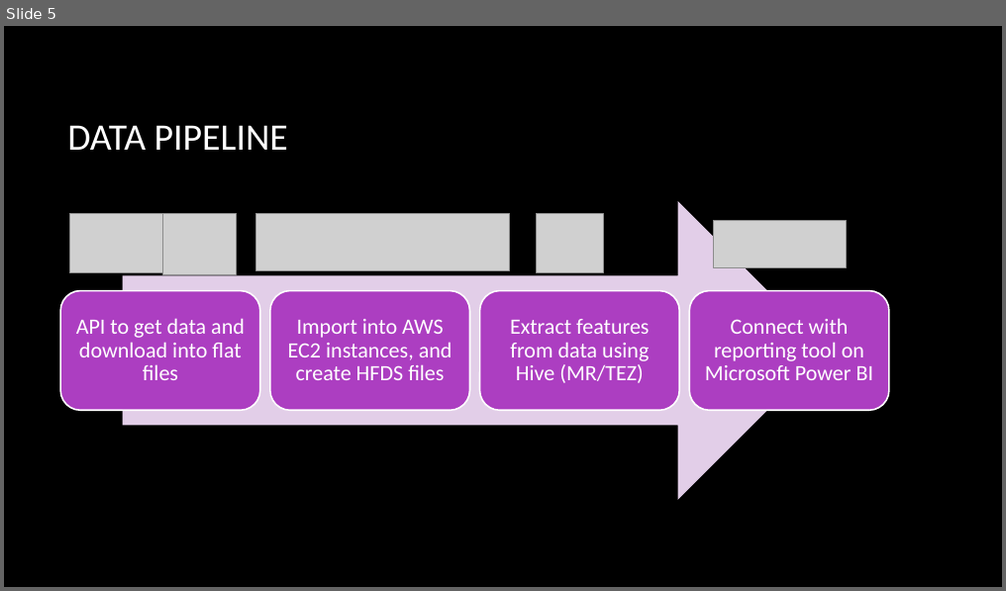
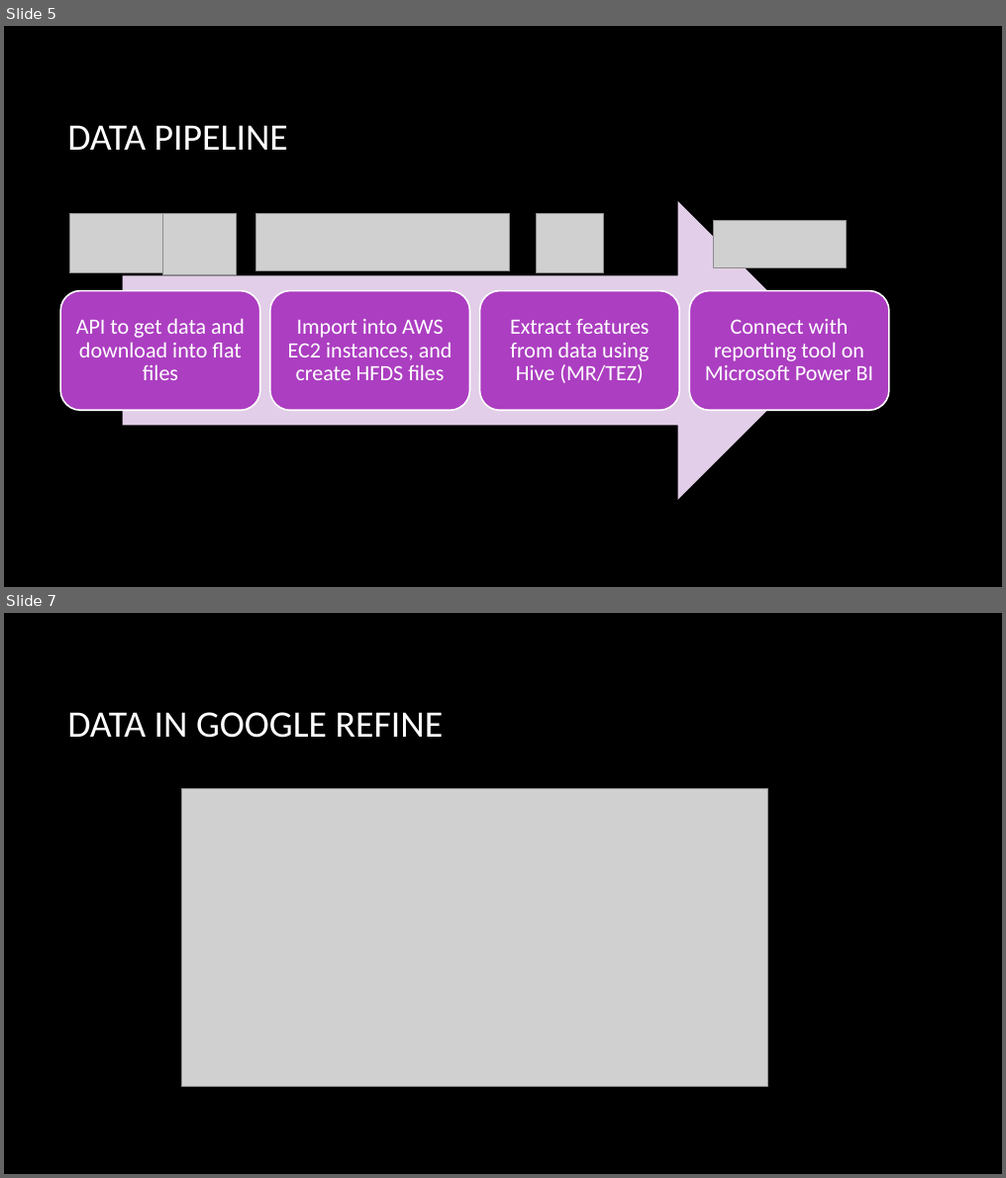
Before and after one commit to yanglinfang/w205_final_project, a slide deck: w205Presentation_UmberLin.pptx. Shown one above the other, each under a label of ours: slide 5 before the commit, slides 5 and 7 after it; the slides between them are not shown. The pictures are 1006x591 and 1006x1178 pixels, drawn with LibreOffice and Linux fonts; fonts in the diff are those of the drawing; grey boxes stand for pictures; background and template pictures are left out. Boxes give left, top, right and bottom in pixels: in the first picture for what was removed or moved away, otherwise in the second. Text is boxed around its words. In the diff, an @@ line names an element or a change of style, - is before the commit and + after.

```diff
--- a/w205Presentation_UmberLin.pptx
+++ b/w205Presentation_UmberLin.pptx
@@ slide 7 added at [4,613,1002,1174], background picture (left out) @@
@@ title added at [67,712,444,738], 36 pt, text #FFFFFF @@
+DATA IN GOOGLE REFINE
@@ picture added at [182,788,768,1087] @@
```
Also in this commit, not shown: 4 slides changed, 5 other slides added, 4 slides removed.
